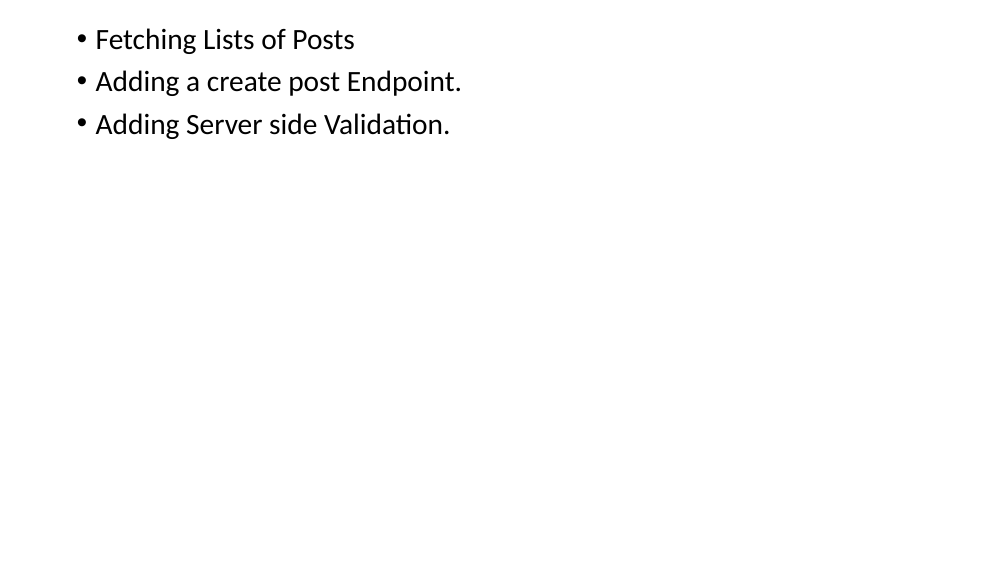
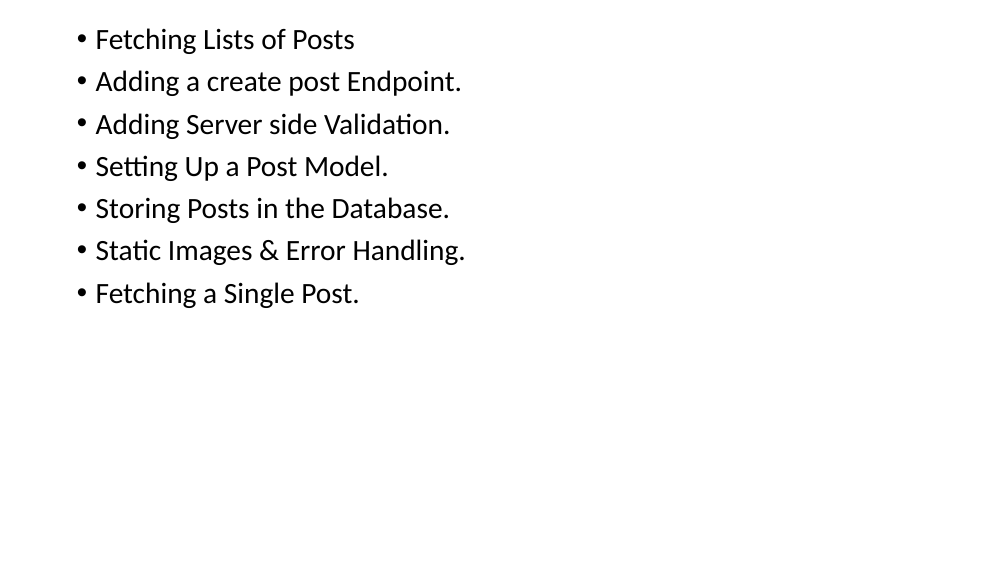
Before and after one commit to PiyushChaturvedii/batch03, a slide deck: slide 13 of REST APIs.pptx. Drawn at 1008x567 pixels with LibreOffice and Linux fonts; fonts in the diff are those of the drawing. Boxes give left, top, right and bottom in pixels: in the first picture for what was removed or moved away, otherwise in the second. Text is boxed around its words. In the diff, an @@ line names an element or a change of style, - is before the commit and + after.

Commit message:
image uploaded

```diff
--- a/REST APIs.pptx
+++ b/REST APIs.pptx
@@ text at (96,155,466,308): paragraphs added @@
+• Setting Up a Post Model.
+• Storing Posts in the Database.
+• Static Images & Error Handling.
+• Fetching a Single Post.
```
Also in this commit, not shown: 10 other files.
